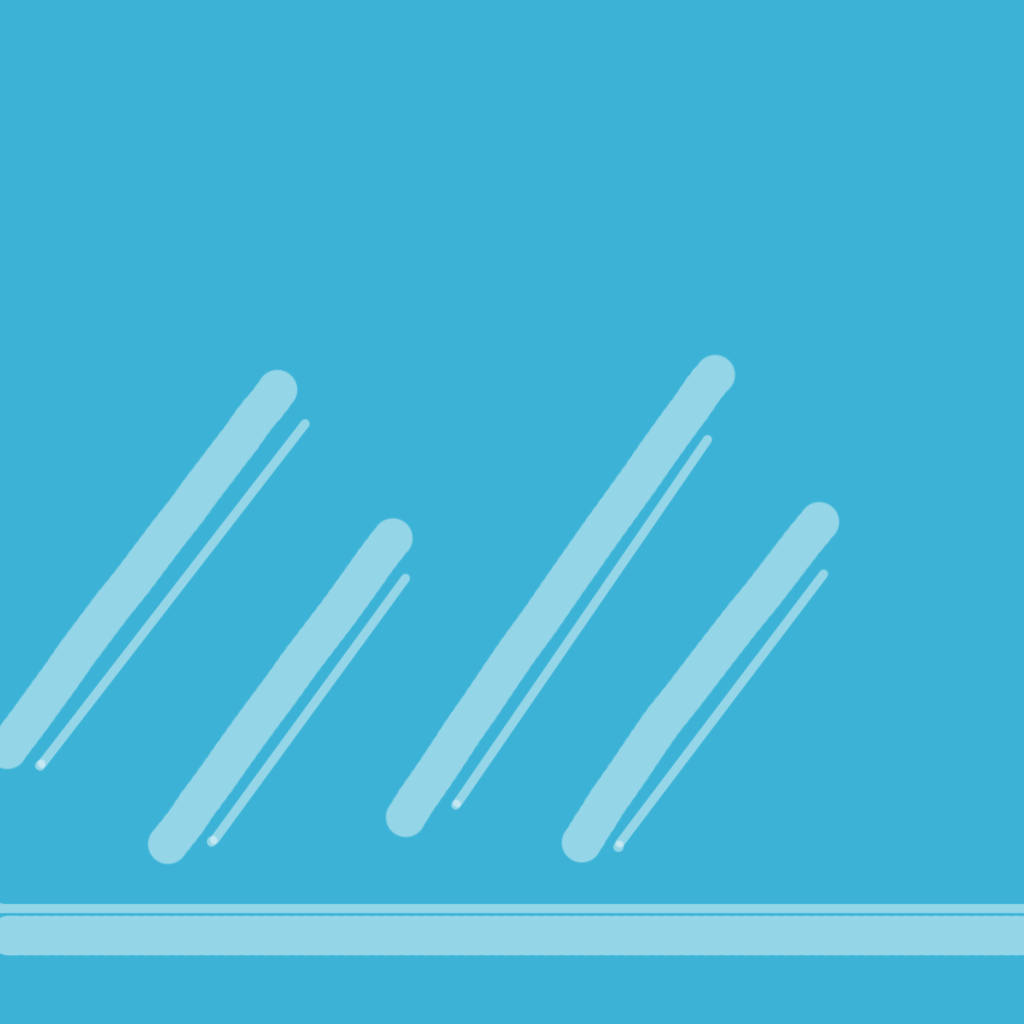
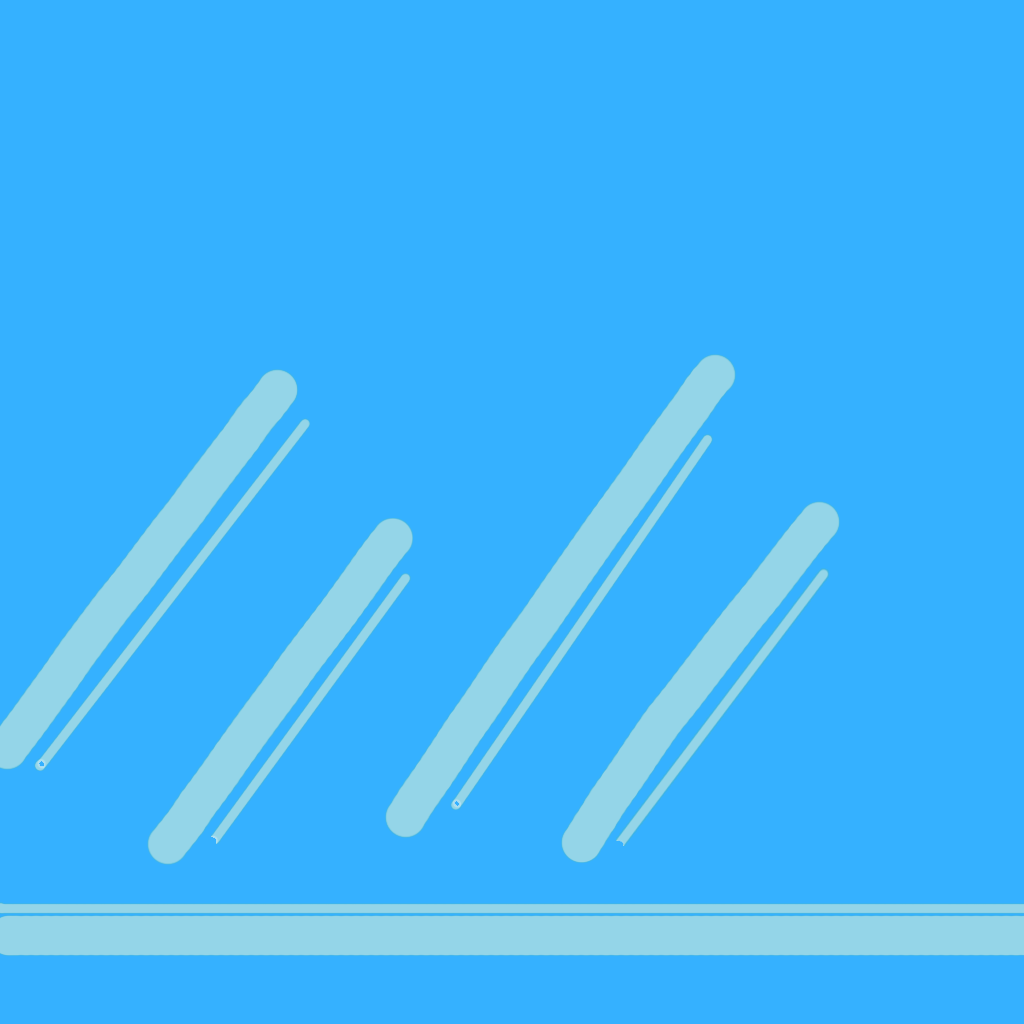
Layers edited between the first and the second 1024 × 1024 image:
added layer "Layer 3" above "Layer 1" over left=0, top=354, right=1024, bottom=956
painted on "Layer 1" over left=0, top=0, right=1024, bottom=1024
